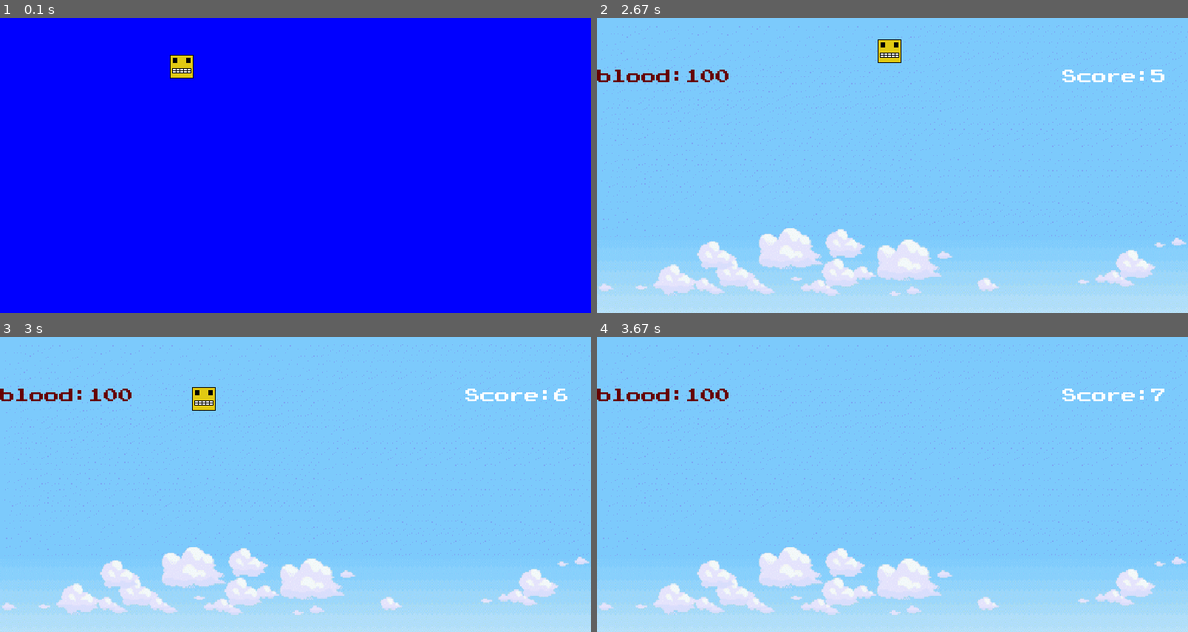
Above: before the commit, frames 1-4 (two rows, left to right).
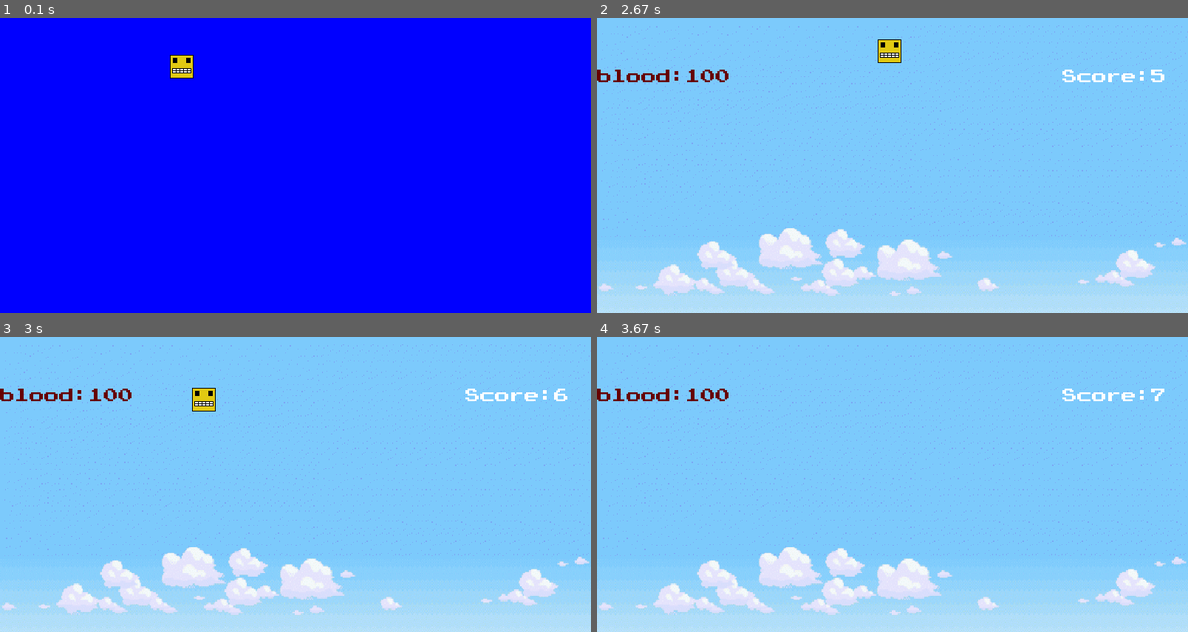
Above: after the commit, the same moments.

Repository: i-kratko/pygame-tues-fest
Game: pygame game, started from Code/main.py
Same seed, same stepped clock (60 frames per second), same inputs: the game is played once before the commit and once after it.
Inputs (mouse positions are in pixels of both pictures, inside the frame that each line leads up to):
- Up to frame 1 (0.1 s): no input
- Up to frame 2 (2.67 s): click (780, 65) at 0.38 s; tap Space at 0.67, 1.07, 1.37, 1.57, 1.9, 2.2, 2.4 s; hold D 1-1.47 s; hold W 1.5-1.8 s; hold D 1.83-2.3 s; hold A from 2.33 s (still down)
- Up to frame 3 (3 s): tap Space at 2.7, 2.97 s; release A at 2.87 s; hold S from 2.9 s (still down)
- Up to frame 4 (3.67 s): release S at 3.2 s; hold A 3.23-3.63 s; tap Space at 3.3, 3.6 s

Frames 1-2 are identical in both runs. In frame 3, less than 0.1% of the frame differs, in the area x 32-37%, y 17-26%; in frame 4, nothing differs.

Commit message:
Fix jump

Diff:
--- a/Code/main.py
+++ b/Code/main.py
@@ -132,7 +132,6 @@
                         player.upPressed = False
                     if event.key == pygame.K_SPACE and const.isJumped == False:
                         jumpingTimer -= 1
-                        const.playerMovement = 0
                         const.playerMovement -= 30
                         const.isJumped = True
 
